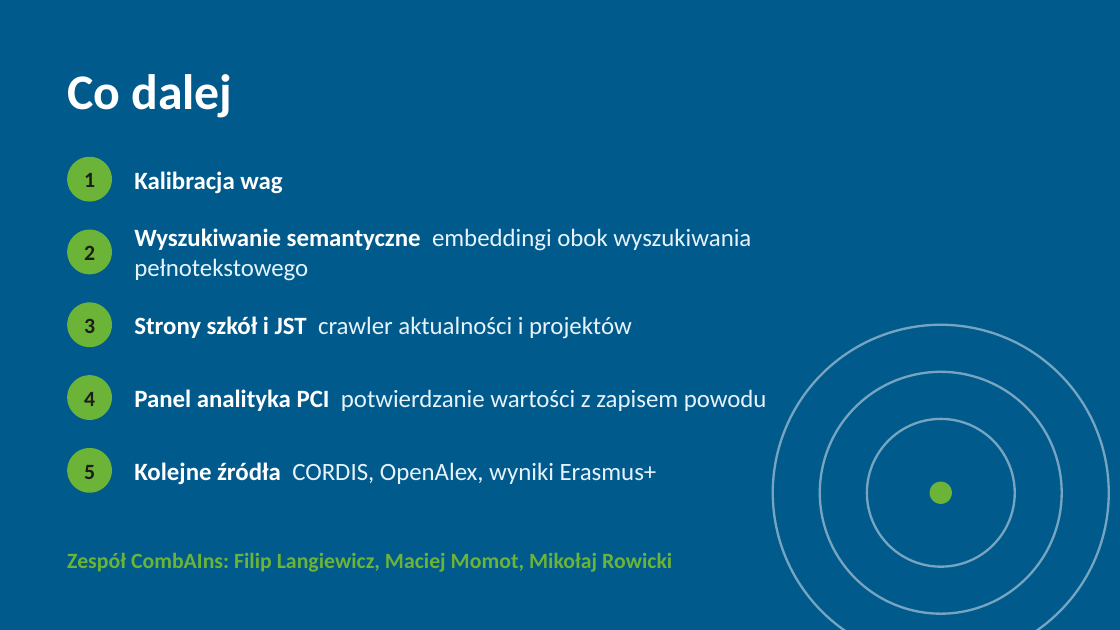
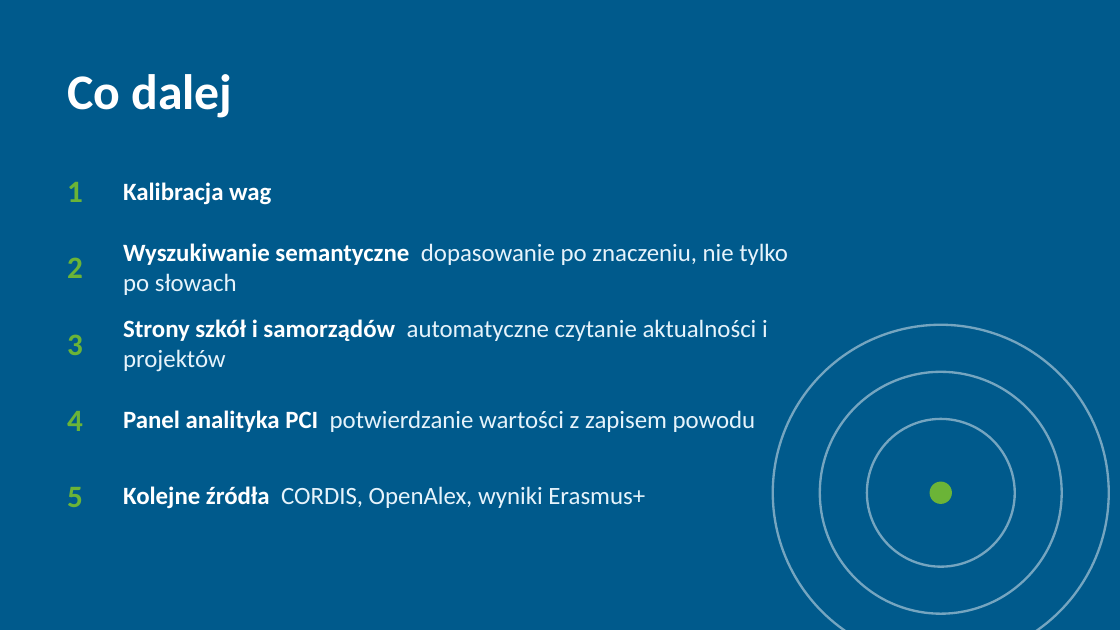
Before and after one commit to FilipLangiewicz/InnovationHub, a slide deck: slide 9 of docs/presentation/Radar_innowacji.pptx (slide 10 before the commit). Drawn at 1120x630 pixels with LibreOffice and Linux fonts; fonts in the diff are those of the drawing. Boxes give left, top, right and bottom in pixels: in the first picture for what was removed or moved away, otherwise in the second. Text is boxed around its words. In the diff, an @@ line names an element or a change of style, - is before the commit and + after.

```diff
--- a/docs/presentation/Radar_innowacji.pptx
+++ b/docs/presentation/Radar_innowacji.pptx
@@ ellipse removed at (67,157,112,202) @@
@@ text "Kalibracja wag": place and size @@
-text "Kalibracja wag" at (134,171,282,194)
+text "Kalibracja wag" at (123,182,271,205)
@@ text "2": place and size @@
-text "2" at (84,246,95,260)
+text "2" at (67,258,83,278)
@@ ellipse removed at (67,230,112,274) @@
@@ text at (123,243,788,295): text changed @@
-Wyszukiwanie semantyczne embeddingi obok wyszukiwania pełnotekstowego
+Wyszukiwanie semantyczne dopasowanie po znaczeniu, nie tylko po słowach
@@ text "3": place and size @@
-text "3" at (84,319,95,333)
+text "3" at (67,334,83,355)
@@ ellipse removed at (67,302,112,347) @@
@@ text at (123,319,768,372): text changed @@
-Strony szkół i JST crawler aktualności i projektów
+Strony szkół i samorządów automatyczne czytanie aktualności i projektów
@@ ellipse removed at (67,375,112,420) @@
@@ text "4": place and size @@
-text "4" at (84,392,95,406)
+text "4" at (67,411,83,431)
@@ text "Panel analityka PCI potwierdzanie wartości ...": place and size @@
-text "Panel analityka PCI potwierdzanie wartości ..." at (134,389,767,411)
+text "Panel analityka PCI potwierdzanie wartości ..." at (123,410,756,432)
@@ ellipse removed at (67,448,112,493) @@
@@ size 14 to 20 pt, text colour #1D1D1B to #6BB437; alignment centre to left in 5 elements at (67,182,83,202), (67,258,83,278), (67,334,83,355), (67,411,83,431), (67,487,83,507) @@
@@ text "5": place and size @@
-text "5" at (84,465,95,479)
+text "5" at (67,487,83,507)
@@ text "Kolejne źródła CORDIS, OpenAlex, wyniki ...": place and size @@
-text "Kolejne źródła CORDIS, OpenAlex, wyniki ..." at (134,462,657,485)
+text "Kolejne źródła CORDIS, OpenAlex, wyniki ..." at (123,486,645,509)
@@ text removed at (67,553,672,572) @@
-Zespół CombAIns: Filip Langiewicz, Maciej Momot, Mikołaj Rowicki
```
Also in this commit, not shown: 7 other slides changed, 2 slides added, 2 slides removed, 6 other files.
